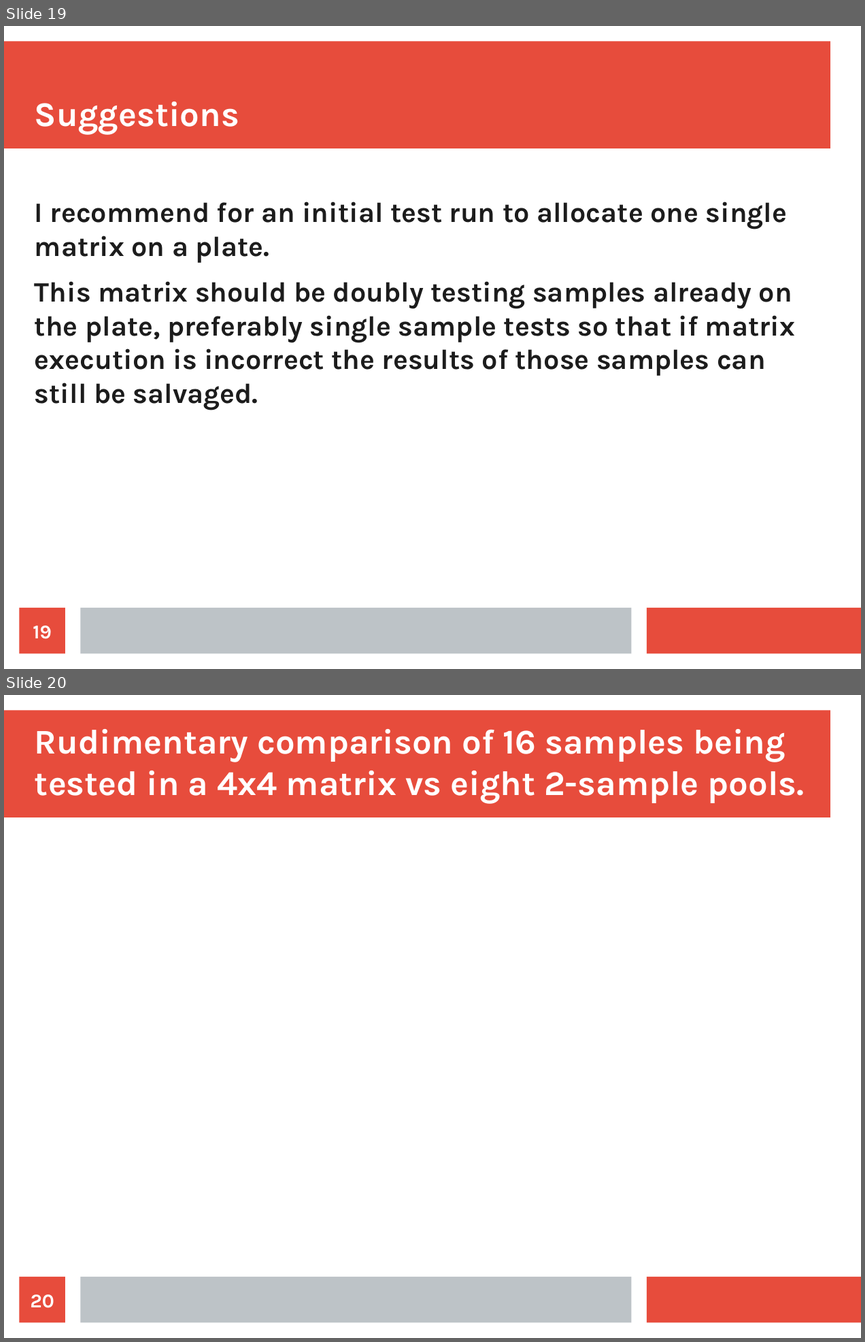
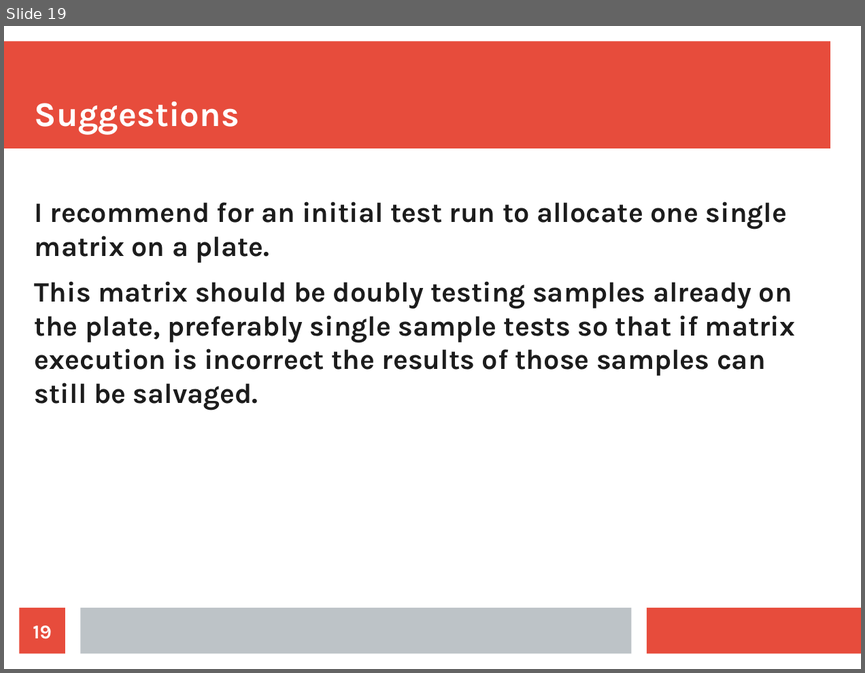
Before and after one commit to otbking/matrixpooling, a slide deck: procedure1.odp. Shown one above the other, each under a label of ours: slides 19 and 20 before the commit, slide 19 after it. The pictures are 865x1342 and 865x673 pixels, drawn with LibreOffice and Linux fonts; fonts in the diff are those of the drawing. Boxes give left, top, right and bottom in pixels: in the first picture for what was removed or moved away, otherwise in the second. Text is boxed around its words. In the diff, an @@ line names an element or a change of style, - is before the commit and + after.

```diff
--- a/procedure1.odp
+++ b/procedure1.odp
@@ slide 20 removed at bbox=[4, 695, 861, 1338], background #FFFFFF; not listed: 3 template elements that a slide beside it also shows @@
@@ title removed at bbox=[35, 729, 804, 803] @@
-Rudimentary comparison of 16 samples being tested in a 4x4 matrix vs eight 2-sample pools.
@@ page number removed at bbox=[20, 1276, 65, 1323] @@
-20
```
Also in this commit, not shown: 3 slides added.
